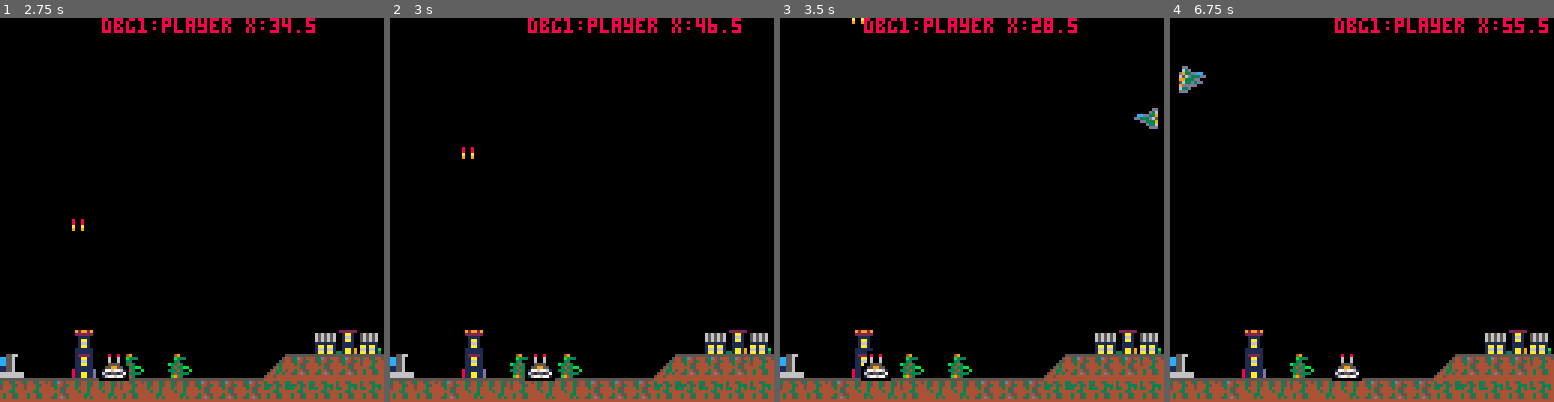
Above: before the commit, frames 1-4 (left to right).
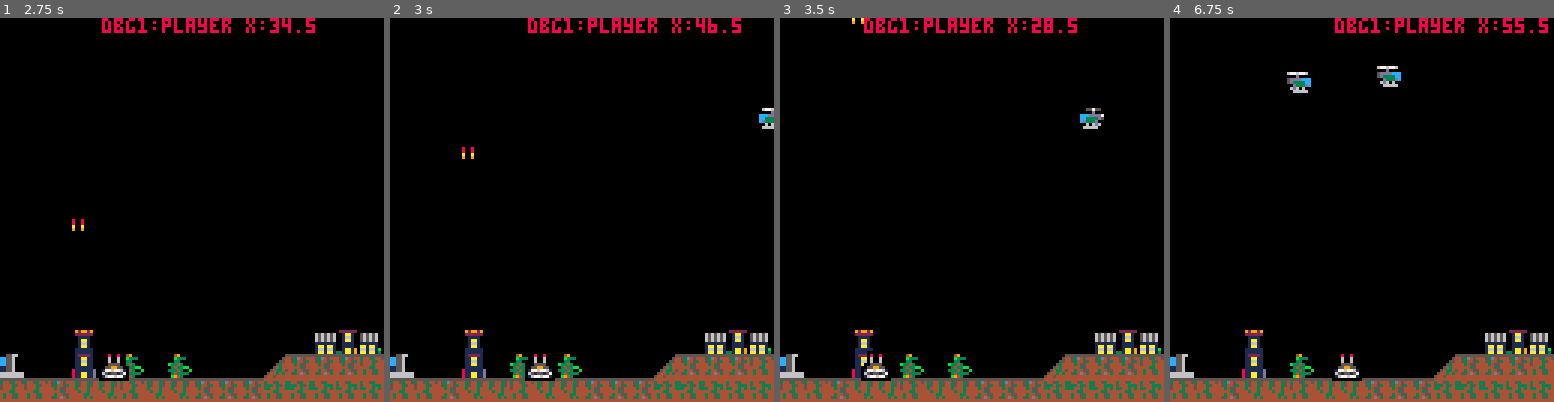
Above: after the commit, the same moments.

Repository: lauripaulo/pico8-games
Game: PICO-8 cartridge picotank/picotank.p8
Same seed, same stepped clock (60 frames per second), same inputs: the game is played once before the commit and once after it.
Inputs:
- Up to frame 1 (2.75 s): hold Right 1.6-2.1 s; hold Up 2.15-2.42 s; hold Right from 2.47 s (still down)
- Up to frame 2 (3 s): keep holding Right
- Up to frame 3 (3.5 s): release Right at 3.03 s; hold Left from 3.08 s (still down)
- Up to frame 4 (6.75 s): release Left at 3.58 s; hold Right 4.02-4.68 s; hold Up 4.73-5.03 s; hold Left 5.08-5.68 s; hold Right 6.08-6.58 s; hold Right from 6.63 s (still down)

Frame 1 is identical in both runs. In frame 2, 0.2% of the frame differs, in the area x 96-100%, y 23-29%; in frame 3, 0.4%; in frame 4, 0.8%, in the area x 2-61%, y 12-20%.

Commit message:
Fix enemy creation

Diff:
--- a/picotank/picotank.p8
+++ b/picotank/picotank.p8
@@ -1,9 +1,6 @@
 pico-8 cartridge // http://www.pico-8.com
 version 30
 __lua__
--- init
--- c:\program files (x86)\pico-8\pico8.exe
--- add(dbg, "update enemies:"..#enemies.list)
 -- explosion code from user: https://www.lexaloffle.com/bbs/?uid=45877
 -- >> https://www.lexaloffle.com/bbs/?tid=39204&tkey=grsk2hndkgu0eup7xse2
 
@@ -65,7 +62,7 @@
 		    },
 		    maxvel=1.5,
  	    enemies=20,
- 	    shotenemies=0,
+ 	    shot_enemies=0,
  	    maxparallel=2
 		  }
 	 end
@@ -104,7 +101,8 @@
 function create_enemy()
   local start_y=flr(rnd(80))
   local enemy=nil
-  typ=rnd(#level.enemytypes)
+  typ=flr(rnd(2))
+  printh(typ)
   if typ == 1 then
   	 enemy=makechooper(start_y)
   else
@@ -120,6 +118,7 @@
 end
 
 function makechooper(start_y)
+  printh("makechooper")
   return {
     x=nil,
     y=start_y,
@@ -138,6 +137,7 @@
 end
 
 function makejet(start_y)
+  printh("jet")
   return {
     x=nil,
     y=start_y,
@@ -180,6 +180,7 @@
         if htbox_y1 <= enemy.y + 7 and htbox_y1 >= enemy.y then
             enemy.dead=true
             del(player.shots, shot)
+            update_stats(enemy)
         end
       end
       -- x2 is inside enemy box
@@ -191,6 +192,15 @@
       end
     end
   end
+end
+
+function update_stats(dead)
+  if dead.class == "chooper" then
+    player.points += 50
+  elseif dead.class == "jet" then
+    player.points += 70
+   end
+   player.shotdown += 1
 end
 
 function update_level()
